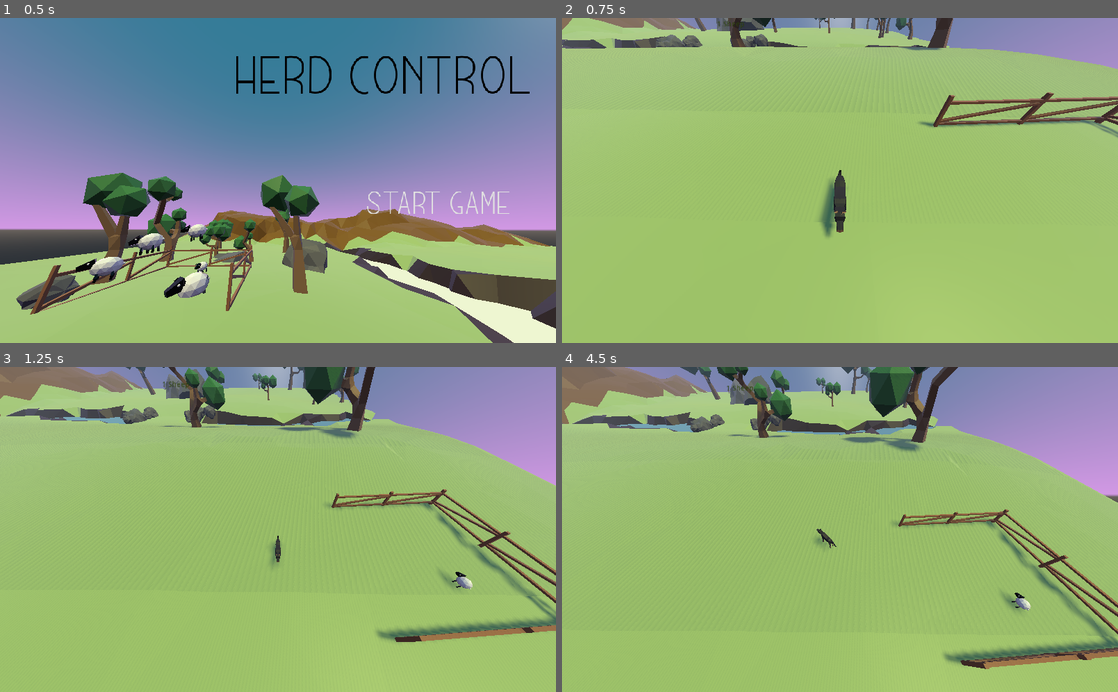
Above: before the commit, frames 1-4 (two rows, left to right).
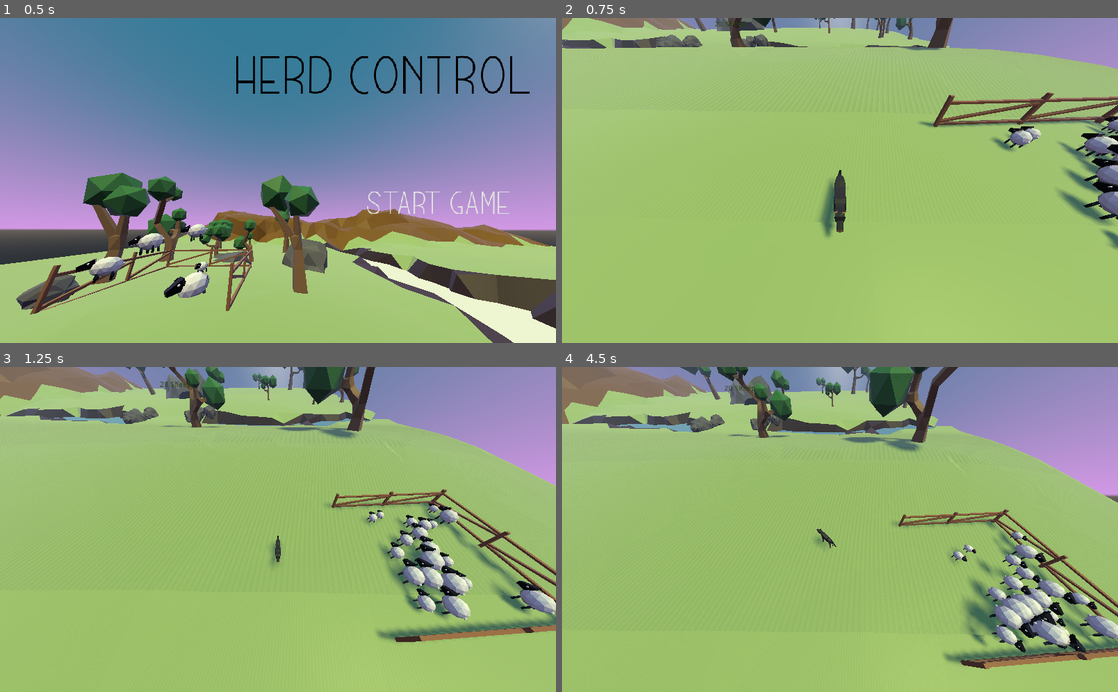
Above: after the commit, the same moments.

Repository: panic-fennecs/ideal-garbanzo
Game: Godot game, scene res://StartScreen.tscn
The game is run twice, just before and just after one commit, with the same random seed, the same clock (stepped at 60 frames per second) and the same inputs. Sound files missing from this copy of the repository are replaced by a short silence.
Inputs (mouse positions are in pixels of both pictures, inside the frame that each line leads up to):
- Up to frame 1 (0.5 s): no input
- Up to frame 2 (0.75 s): click "Start Game" at 0.5 s
- Up to frame 3 (1.25 s): no input
- Up to frame 4 (4.5 s): tap Enter at 1.25 s; move the mouse to (962, 513) at 1.27 s; click (962, 513) at 1.42 s; drag from (728, 545) to (812, 594) at 2.02 s; move the mouse to (895, 458) at 2.77 s; click (895, 458) at 2.92 s; drag from (812, 594) to (673, 480) at 3.52 s; move the mouse to (1006, 578) at 4.27 s; click (1006, 578) at 4.42 s

Frame 1 is identical in both runs. In frame 2, 2.5% of the frame differs, in the area x 27-100%, y 0-72%; in frame 3, 3.8%; in frame 4, 4.5%, in the area x 11-100%, y 3-88%.

Commit message:
reset sheep count

Diff:
--- a/Level1.tscn
+++ b/Level1.tscn
@@ -176,7 +176,7 @@
 
 [node name="StartZone" parent="." instance=ExtResource( 10 )]
 transform = Transform( 0.000325013, 0, -0.00498943, 1.31494e-05, 0.00499998, 8.56553e-07, 0.00498941, -1.31772e-05, 0.000325012, 0.700733, 0.02334, 0.756408 )
-sheep_count = 1
+sheep_count = 20
 
 [node name="EndZone" parent="." instance=ExtResource( 11 )]
 transform = Transform( 0.000882676, 0, 0.00492147, -0.000341077, 0.00498798, 6.11728e-05, -0.00490964, -0.000346519, 0.000880553, -0.208112, 0.0170454, -0.698704 )
--- a/Obstacle.gd
+++ b/Obstacle.gd
@@ -1,4 +1,4 @@
 extends StaticBody
 
 func get_radius():
-	return scale.x * 400
+	return scale.x * 100 + scale.z * 100
